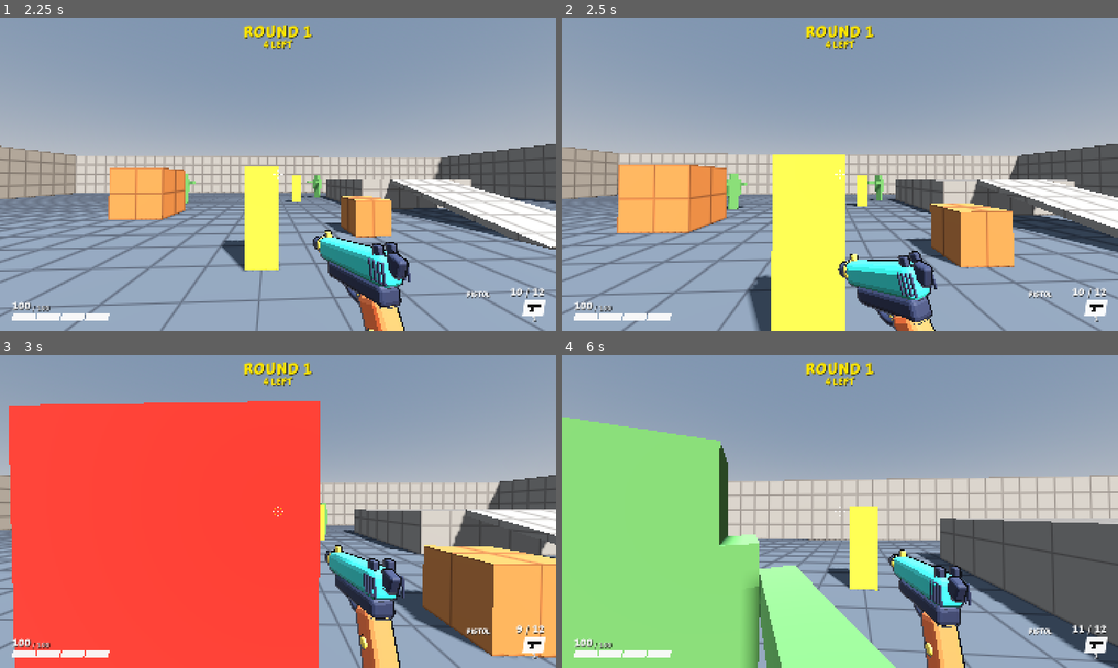
Above: before the commit, frames 1-4 (two rows, left to right).
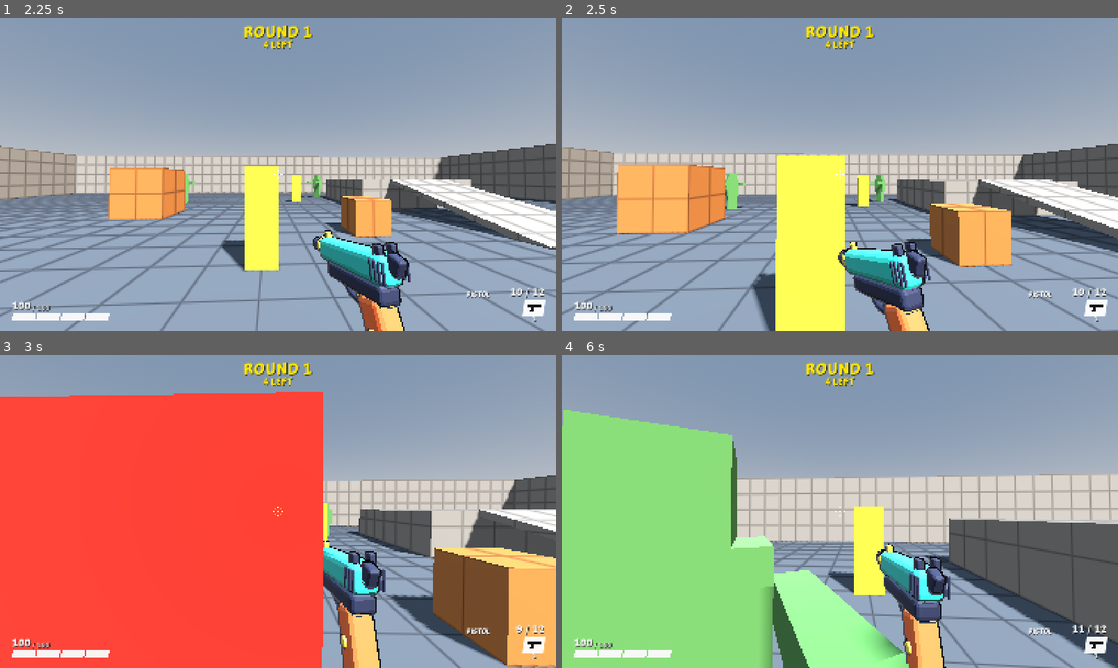
Above: after the commit, the same moments.

Repository: juanakajuan/zombie-survival-fps
Game: Godot game, scene res://levels/test_range.tscn
The game is run twice, just before and just after one commit, with the same random seed, the same clock (stepped at 60 frames per second) and the same inputs.
Inputs (mouse positions are in pixels of both pictures, inside the frame that each line leads up to):
- Up to frame 1 (2.25 s): tap Enter (restart) at 0.5 s; move the mouse to (305, 174) at 0.52 s; hold Ctrl (crouch) 0.53-1.28 s; hold W (move_forward) from 0.53 s (still down); tap Space (jump) at 0.77, 1.07, 1.52, 1.82 s; click (305, 174) at 0.8 s; move the mouse to (250, 174) at 1.27 s; click (250, 174) at 1.35 s; tap Shift (sprint) at 1.55 s; move the mouse to (289, 168) at 2.02 s; hold Shift (sprint) from 2.03 s (still down); click (289, 168) at 2.17 s
- Up to frame 2 (2.5 s): keep holding W (move_forward); keep holding Shift (sprint); right-click (851, 168) at 2.3 s
- Up to frame 3 (3 s): keep holding W (move_forward); move the mouse to (272, 517) at 2.77 s; release Shift (sprint) at 2.78 s; right-click (272, 517) at 2.85 s; click (272, 517) at 2.92 s
- Up to frame 4 (6 s): tap Space (jump) at 3.02, 3.32, 3.77, 4.07, 4.52, 4.82 s; tap Ctrl (crouch) at 3.05 s; move the mouse to (878, 514) at 3.52 s; hold Ctrl (crouch) 3.53-4.28 s; click (878, 514) at 3.8 s; tap R (reload) at 4.15 s; move the mouse to (795, 508) at 4.27 s; click (795, 508) at 4.35 s; tap Shift (sprint) at 4.55 s; move the mouse to (845, 511) at 5.02 s; hold Shift (sprint) 5.03-5.78 s; click (845, 511) at 5.17 s; right-click (845, 511) at 5.3 s; move the mouse to (817, 505) at 5.77 s; release W (move_forward) at 5.78 s; hold D (move_right) from 5.78 s (still down); right-click (817, 505) at 5.85 s; click (817, 505) at 5.92 s

Frame 1 is identical in both runs. In frame 2, 8.4% of the frame differs, in the area x 0-100%, y 40-100%; in frame 3, 13%; in frame 4, 16%, in the area x 0-100%, y 17-100%.

Commit message:
feat: aim down the sights with the right mouse button

Diff:
--- a/hud/hud.gd
+++ b/hud/hud.gd
@@ -22,6 +22,7 @@
 	var objective_text: String
 	var in_break: bool
 	var hit_marker: bool
+	var crosshair_visible: bool
 
 
 @onready var _crosshair: Crosshair = %Crosshair
@@ -58,6 +59,7 @@
 
 
 func _process(_delta: float) -> void:
+	_crosshair.visible = weapon.wielder == null or not weapon.wielder.is_aiming()
 	_update_objective()
 
 
@@ -73,6 +75,7 @@
 	r.objective_text = _objective.text
 	r.in_break = _break_label.is_visible_in_tree()
 	r.hit_marker = _crosshair.hit_marker_visible()
+	r.crosshair_visible = _crosshair.is_visible_in_tree()
 	return r
 
 
--- a/player/player.gd
+++ b/player/player.gd
@@ -23,6 +23,8 @@
 @export_range(0.0, 10.0, 0.1, "suffix:m/s") var stop_speed: float = 2.5
 @export_range(0.0, 20.0, 0.1, "suffix:m/s") var jump_velocity: float = 8.0
 @export_range(0.0, 60.0, 0.1, "suffix:m/s²") var gravity: float = 25.0
+## Walk speed while the aim action is held.
+@export_range(0.0, 20.0, 0.1, "suffix:m/s") var aim_speed: float = 3.0
 
 @export_group("Crouch")
 @export_range(0.0, 10.0, 0.1, "suffix:m/s") var crouch_speed: float = 2.5
@@ -34,6 +36,12 @@
 @export_group("Look")
 @export_range(0.0001, 0.02, 0.0001, "suffix:rad/px") var mouse_sensitivity: float = 0.0025
 @export_range(0.0, 90.0, 0.5, "suffix:°") var max_pitch_degrees: float = 89.0
+
+@export_group("Aim")
+## The field of view while fully aimed, as a fraction of the field of view in the settings.
+@export_range(0.3, 1.0, 0.01) var aim_fov_scale: float = 0.8
+## Each second, the zoom closes this much of the gap to its target. Higher is snappier.
+@export_range(0.1, 40.0, 0.1) var aim_sharpness: float = 14.0
 
 @onready var head: Node3D = $Head
 @onready var camera: Camera3D = $Head/Camera3D
@@ -47,6 +55,7 @@
 var settings: GameSettings
 
 var _crouched := false
+var _aim_blend := 0.0
 var _shape: CapsuleShape3D
 var _body_mesh: CapsuleMesh
 var _stand_height: float
@@ -81,7 +90,9 @@
 	_place_camera(head.global_position)
 
 
-func _process(_delta: float) -> void:
+func _process(delta: float) -> void:
+	_aim_blend = lerpf(_aim_blend, 1.0 if is_aiming() else 0.0, 1.0 - exp(-aim_sharpness * delta))
+	_apply_field_of_view()
 	_place_camera(head.get_global_transform_interpolated().origin)
 
 
@@ -112,7 +123,7 @@
 
 	var move_input := _move_input()
 	var wish_dir := (global_basis * Vector3(move_input.x, 0.0, move_input.y)).normalized()
-	var target_speed := (crouch_speed if _crouched else sprint_speed if is_sprinting() else walk_speed) * move_input.length()
+	var target_speed := (crouch_speed if _crouched else aim_speed if is_aiming() else sprint_speed if is_sprinting() else walk_speed) * move_input.length()
 	if on_floor:
 		_accelerate(wish_dir, target_speed, target_speed, ground_acceleration, delta)
 	else:
@@ -135,9 +146,14 @@
 	camera.global_basis = _look_basis()
 
 
-## True while on the floor, not crouched, with the sprint action held and the move input pointing forward.
+## True while the aim action is held. A dead player does not aim.
+func is_aiming() -> bool:
+	return Input.is_action_pressed("aim") and not is_dead()
+
+
+## True while on the floor, not crouched, not aiming, with the sprint action held and the move input pointing forward.
 func is_sprinting() -> bool:
-	return is_on_floor() and not _crouched and Input.is_action_pressed("sprint") and _move_input().y < -0.5
+	return is_on_floor() and not _crouched and not is_aiming() and Input.is_action_pressed("sprint") and _move_input().y < -0.5
 
 
 ## True while the player is crouched. The player stays crouched after the crouch action is released
@@ -162,8 +178,12 @@
 
 
 func _apply_settings() -> void:
-	camera.fov = settings.field_of_view
+	_apply_field_of_view()
 	settings.apply_to_engine()
+
+
+func _apply_field_of_view() -> void:
+	camera.fov = settings.field_of_view * lerpf(1.0, aim_fov_scale, _aim_blend)
 
 
 func _place_camera(origin: Vector3) -> void:
--- a/project.godot
+++ b/project.godot
@@ -83,6 +83,11 @@
 "events": [Object(InputEventMouseButton,"resource_local_to_scene":false,"resource_name":"","device":-1,"window_id":0,"a …(252 unchanged characters)…
 ]
 }
+aim={
+"deadzone": 0.2,
+"events": [Object(InputEventMouseButton,"resource_local_to_scene":false,"resource_name":"","device":-1,"window_id":0,"alt_pressed":false,"shift_pressed":false,"ctrl_pressed":false,"meta_pressed":false,"button_mask":2,"position":Vector2(0, 0),"global_position":Vector2(0, 0),"factor":1.0,"button_index":2,"canceled":false,"pressed":true,"double_click":false,"script":null)
+]
+}
 reload={
 "deadzone": 0.2,
 "events": [Object(InputEventKey,"resource_local_to_scene":false,"resource_name":"","device":-1,"window_id":0,"alt_press …(190 unchanged characters)…
--- a/tests/hud/test_hud.gd
+++ b/tests/hud/test_hud.gd
@@ -109,3 +109,15 @@
 	assert_true(not player.hud.readout().hit_marker, "no hit marker before the shot")
 	assert_true(player.weapon.try_fire(), "shot fires")
 	assert_true(player.hud.readout().hit_marker, "hit marker after a hit")
+
+
+func test_crosshair_hides_while_aiming() -> void:
+	var player := await spawn_player()
+	await physics_frames(FRAME_MARGIN)
+	assert_true(player.hud.readout().crosshair_visible, "crosshair shown at start")
+	Input.action_press("aim")
+	await physics_frames(FRAME_MARGIN)
+	assert_true(not player.hud.readout().crosshair_visible, "crosshair hidden while aiming")
+	Input.action_release("aim")
+	await physics_frames(FRAME_MARGIN)
+	assert_true(player.hud.readout().crosshair_visible, "crosshair back after aiming")
--- a/tests/player/test_player.gd
+++ b/tests/player/test_player.gd
@@ -367,3 +367,40 @@
 
 func _horizontal_distance(from: Vector3, to: Vector3) -> float:
 	return Vector2(to.x - from.x, to.z - from.z).length()
+
+
+
+func test_holding_aim_zooms_the_camera_and_releasing_restores_it() -> void:
+	var player := await spawn_player(Vector3.ZERO, SETTLE_FRAMES)
+	var base_fov := player.settings.field_of_view
+	assert_true(not player.is_aiming(), "not aiming at start")
+	Input.action_press("aim")
+	await run_seconds(1.0)
+	assert_true(player.is_aiming(), "aim action held")
+	assert_almost_eq(player.camera.fov, base_fov * player.aim_fov_scale, 0.5, "fov is zoomed")
+	Input.action_release("aim")
+	await run_seconds(1.0)
+	assert_true(not player.is_aiming(), "aim action released")
+	assert_almost_eq(player.camera.fov, base_fov, 0.5, "fov is back")
+
+
+func test_aiming_cancels_sprint_and_the_weapon_can_fire() -> void:
+	var player := await spawn_player(Vector3.ZERO, SETTLE_FRAMES)
+	Input.action_press("move_forward")
+	Input.action_press("sprint")
+	await run_seconds(0.5)
+	assert_true(player.is_sprinting(), "sprinting before aim")
+	assert_true(not player.weapon.try_fire(), "a sprinting player cannot fire")
+	Input.action_press("aim")
+	await run_seconds(1.0)
+	assert_true(not player.is_sprinting(), "aim cancels sprint")
+	assert_almost_eq(_horizontal_speed(player), player.aim_speed, SPEED_TOLERANCE, "speed is aim_speed")
+	assert_true(player.weapon.try_fire(), "the weapon fires while aiming")
+
+
+func test_dead_player_cannot_aim() -> void:
+	var player := await spawn_player(Vector3.ZERO, SETTLE_FRAMES)
+	Input.action_press("aim")
+	Health.find_on(player).damage(10000.0)
+	await run_seconds(0.5)
+	assert_true(not player.is_aiming(), "a dead player does not aim")
--- a/tests/weapons/test_view_model.gd
+++ b/tests/weapons/test_view_model.gd
@@ -86,3 +86,41 @@
 
 func _muzzle_pitch(pose: Transform3D) -> float:
 	return asin(clampf(-pose.basis.z.y, -1.0, 1.0))
+
+
+func test_aiming_moves_the_gun_to_the_aim_pose_and_releasing_returns_it() -> void:
+	var player := await spawn_player(Vector3.ZERO, SETTLE_FRAMES)
+	var view_model := player.weapon.view_model
+	var rest := view_model.motion.position
+	Input.action_press("aim")
+	await run_seconds(1.0)
+	assert_true(view_model.motion.position.distance_to(rest + view_model.aim_offset) < 0.01, "the gun is at the aim pose")
+	Input.action_release("aim")
+	await run_seconds(1.0)
+	assert_true(view_model.motion.position.distance_to(rest) < 0.01, "the gun is back at rest")
+
+
+func test_aiming_keeps_the_sights_still_while_walking() -> void:
+	var player := await spawn_player(Vector3.ZERO, SETTLE_FRAMES)
+	var view_model := player.weapon.view_model
+	Input.action_press("move_forward")
+	Input.action_press("aim")
+	await run_seconds(1.0)
+	var lowest := INF
+	var highest := -INF
+	for i in SETTLE_FRAMES:
+		await physics_frames(1)
+		var y := view_model.motion.position.y
+		lowest = minf(lowest, y)
+		highest = maxf(highest, y)
+	assert_true(highest - lowest < 0.005, "the gun hardly bobs while aiming")
+
+
+func test_a_shot_while_aiming_still_kicks_the_gun() -> void:
+	var player := await spawn_player(Vector3.ZERO, SETTLE_FRAMES)
+	Input.action_press("aim")
+	await run_seconds(1.0)
+	var rest := _pose(player)
+	player.weapon.try_fire()
+	await physics_frames(2)
+	assert_true(_pose(player).origin.z > rest.origin.z + 0.005, "the gun kicks back while aiming")
--- a/weapons/view_model.gd
+++ b/weapons/view_model.gd
@@ -69,6 +69,16 @@
 @export_range(0.0, 0.02, 0.0005, "suffix:m") var land_dip_per_speed: float = 0.004
 @export_range(0.0, 0.1, 0.001, "suffix:m") var max_land_dip: float = 0.05
 
+@export_group("Aim")
+## The change from the rest position of Motion that puts the rear and front sights on the screen centre.
+@export var aim_offset: Vector3 = Vector3(-0.16, 0.067, 0.0)
+## While aimed, bob, sway, air lag, the landing dip and the crouch pose shrink to this fraction.
+@export_range(0.0, 1.0, 0.01) var aim_motion_scale: float = 0.15
+## While aimed, the recoil kick shrinks to this fraction, so the sights stay in view.
+@export_range(0.0, 1.0, 0.01) var aim_kick_scale: float = 0.5
+## Each second, the aim pose closes this much of the gap to its target. Higher is snappier.
+@export_range(0.1, 40.0, 0.1) var aim_sharpness: float = 14.0
+
 @export_group("Look sway")
 ## How far the gun turns behind the view, per radian the view turns in one frame.
 @export_range(0.0, 2.0, 0.01) var look_sway: float = 0.6
@@ -87,6 +97,7 @@
 var _time := 0.0
 var _sprint := 0.0
 var _crouch := 0.0
+var _aim := 0.0
 var _air_lag := 0.0
 var _land_dip := 0.0
 var _was_on_floor := true
@@ -119,12 +130,14 @@
 	var vertical := 0.0
 	var sprinting := false
 	var crouching := false
+	var aiming := false
 	if _player != null and not _player.is_dead():
 		speed = Vector2(_player.velocity.x, _player.velocity.z).length()
 		on_floor = _player.is_on_floor()
 		vertical = _player.velocity.y
 		sprinting = _player.is_sprinting()
 		crouching = _player.is_crouching()
+		aiming = _player.is_aiming()
 
 	if on_floor:
 		_bob_phase = fmod(_bob_phase + speed * delta * bob_cycles_per_metre * TAU, TAU)
@@ -137,6 +150,8 @@
 	_air_lag = lerpf(_air_lag, air_target, weight)
 	_sprint = lerpf(_sprint, 1.0 if sprinting else 0.0, weight)
 	_crouch = lerpf(_crouch, 1.0 if crouching else 0.0, weight)
+	_aim = lerpf(_aim, 1.0 if aiming else 0.0, 1.0 - exp(-aim_sharpness * delta))
+	var steady := lerpf(1.0, aim_motion_scale, _aim)
 
 	var view := _view_angles()
 	var turn := Vector2(angle_difference(_last_view.x, view.x), angle_difference(_last_view.y, view.y))
@@ -148,12 +163,12 @@
 	var bob_scale := 0.0 if not on_floor else speed / bob_reference_speed
 	var bob := Vector3(sin(_bob_phase), -absf(cos(_bob_phase)), 0.0) * bob_amount * bob_scale
 	var idle := Vector3(sin(_time * 1.1), sin(_time * 2.2) * 0.5, 0.0) * idle_sway_amount
-	var offset := bob + idle + sprint_offset * _sprint + crouch_offset * _crouch \
-		+ Vector3(0.0, _air_lag - _land_dip, 0.0)
+	var offset := (bob + idle + crouch_offset * _crouch + Vector3(0.0, _air_lag - _land_dip, 0.0)) * steady \
+		+ sprint_offset * _sprint + aim_offset * _aim
 	motion.transform = _motion_rest.translated(offset) \
-		.rotated_local(Vector3.UP, deg_to_rad(sprint_yaw) * _sprint + _look_sway.x) \
-		.rotated_local(Vector3.RIGHT, -deg_to_rad(sprint_pitch) * _sprint + _look_sway.y) \
-		.rotated_local(Vector3.FORWARD, -deg_to_rad(crouch_roll) * _crouch)
+		.rotated_local(Vector3.UP, deg_to_rad(sprint_yaw) * _sprint + _look_sway.x * steady) \
+		.rotated_local(Vector3.RIGHT, -deg_to_rad(sprint_pitch) * _sprint + _look_sway.y * steady) \
+		.rotated_local(Vector3.FORWARD, -deg_to_rad(crouch_roll) * _crouch * steady)
 
 
 func _raise() -> void:
@@ -167,8 +182,9 @@
 	if _lowered:
 		return
 	_restart_tween()
-	model.transform = _model_rest.translated_local(Vector3(0.0, 0.0, kick_distance)) \
-		.rotated_local(Vector3.RIGHT, deg_to_rad(kick_angle))
+	var kick := lerpf(1.0, aim_kick_scale, _aim)
+	model.transform = _model_rest.translated_local(Vector3(0.0, 0.0, kick_distance * kick)) \
+		.rotated_local(Vector3.RIGHT, deg_to_rad(kick_angle * kick))
 	slide.position = _slide_rest + Vector3(0.0, 0.0, slide_travel)
 	_tween.set_ease(Tween.EASE_OUT).set_trans(Tween.TRANS_BACK)
 	_tween.tween_property(model, "transform", _model_rest, recoil_time)
Not shown, changed: .claude/skills/verify/scripts/driver.gd
Not shown, changed: .claude/skills/verify/features/weapon-and-targets.md
Not shown, changed: CLAUDE.md
Not shown, changed: DESIGN.md
